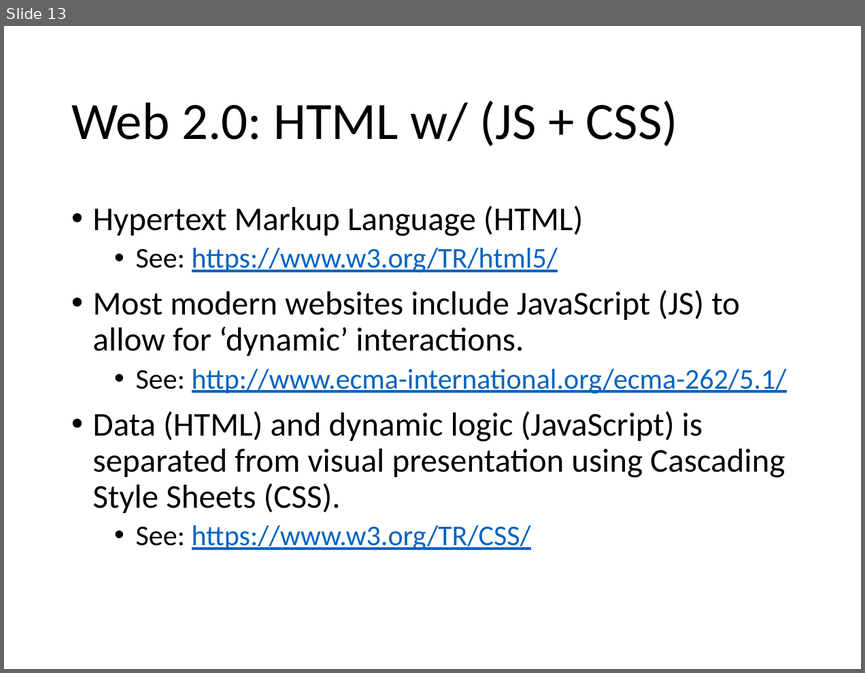
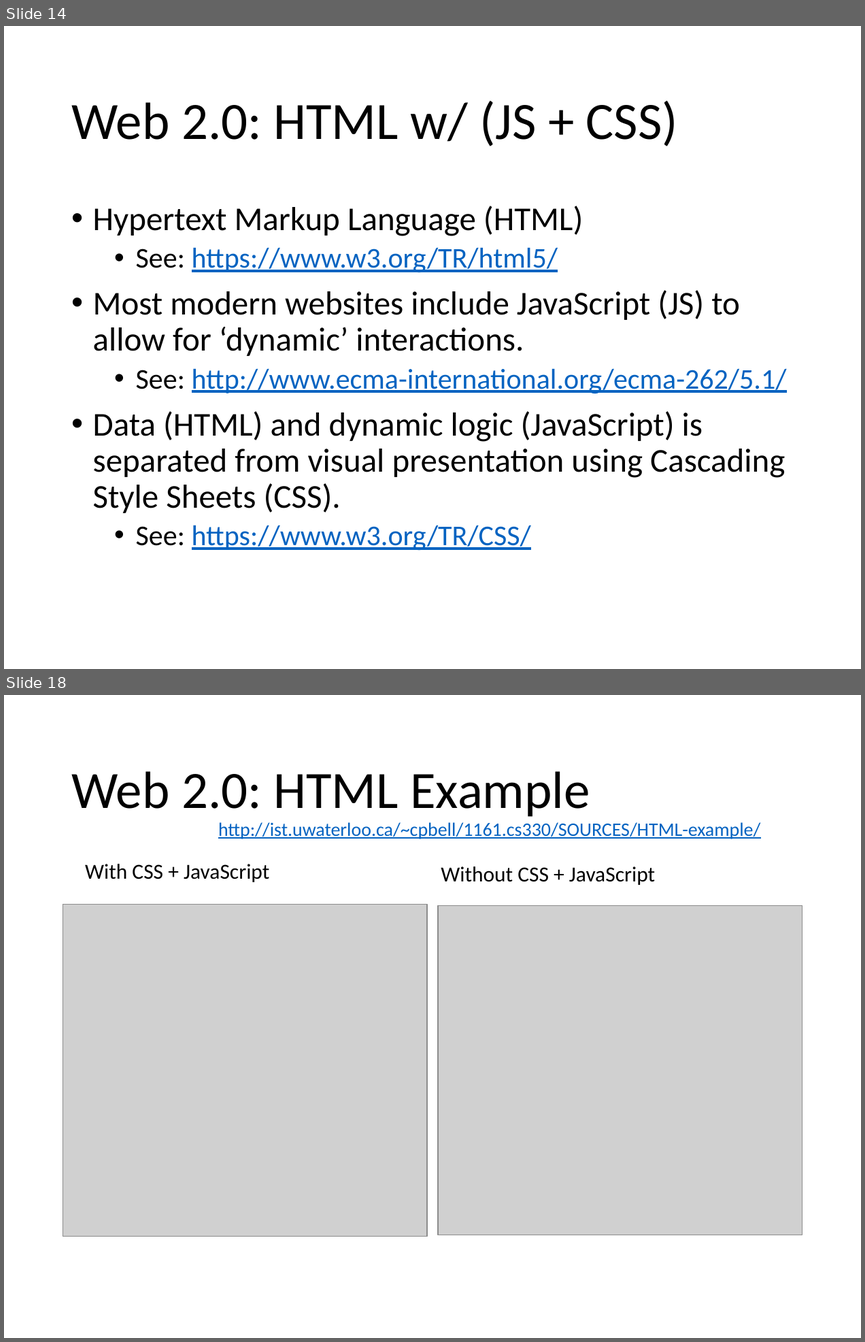
Before and after one commit to colinbellCA/1161.cs330-uwaterloo-sematic_analytics, a slide deck: 1161.cs330-social_graphs_and_semantic_analytics.pptx. Shown one above the other, each under a label of ours: slide 13 before the commit, slides 14 and 18 after it; the slides between them are not shown. The pictures are 865x673 and 865x1342 pixels, drawn with LibreOffice and Linux fonts; fonts in the diff are those of the drawing; grey boxes stand for pictures. Boxes give left, top, right and bottom in pixels: in the first picture for what was removed or moved away, otherwise in the second. Text is boxed around its words. In the diff, an @@ line names an element or a change of style, - is before the commit and + after.

```diff
--- a/1161.cs330-social_graphs_and_semantic_analytics.pptx
+++ b/1161.cs330-social_graphs_and_semantic_analytics.pptx
@@ slide 18 added at (x1=4, y1=695, x2=861, y2=1338), background #FFFFFF @@
@@ title added at (x1=71, y1=771, x2=589, y2=817), 44 pt, text #000000 @@
+Web 2.0: HTML Example
@@ text added at (x1=218, y1=822, x2=760, y2=839), 16 pt, text #0563C1, underline @@
+http://ist.uwaterloo.ca/~cpbell/1161.cs330/SOURCES/HTML-example/
@@ text added at (x1=85, y1=864, x2=269, y2=882), 18 pt, text #000000 @@
+With CSS + JavaScript
@@ text added at (x1=441, y1=866, x2=655, y2=885), 18 pt, text #000000 @@
+Without CSS + JavaScript
@@ picture added at (x1=63, y1=904, x2=427, y2=1236) @@
@@ picture added at (x1=438, y1=906, x2=802, y2=1235) @@
@@ what was slide 13 is now slide 14 @@
```
Also in this commit, not shown: 9 slides changed, 8 other slides added, 3 other files.
